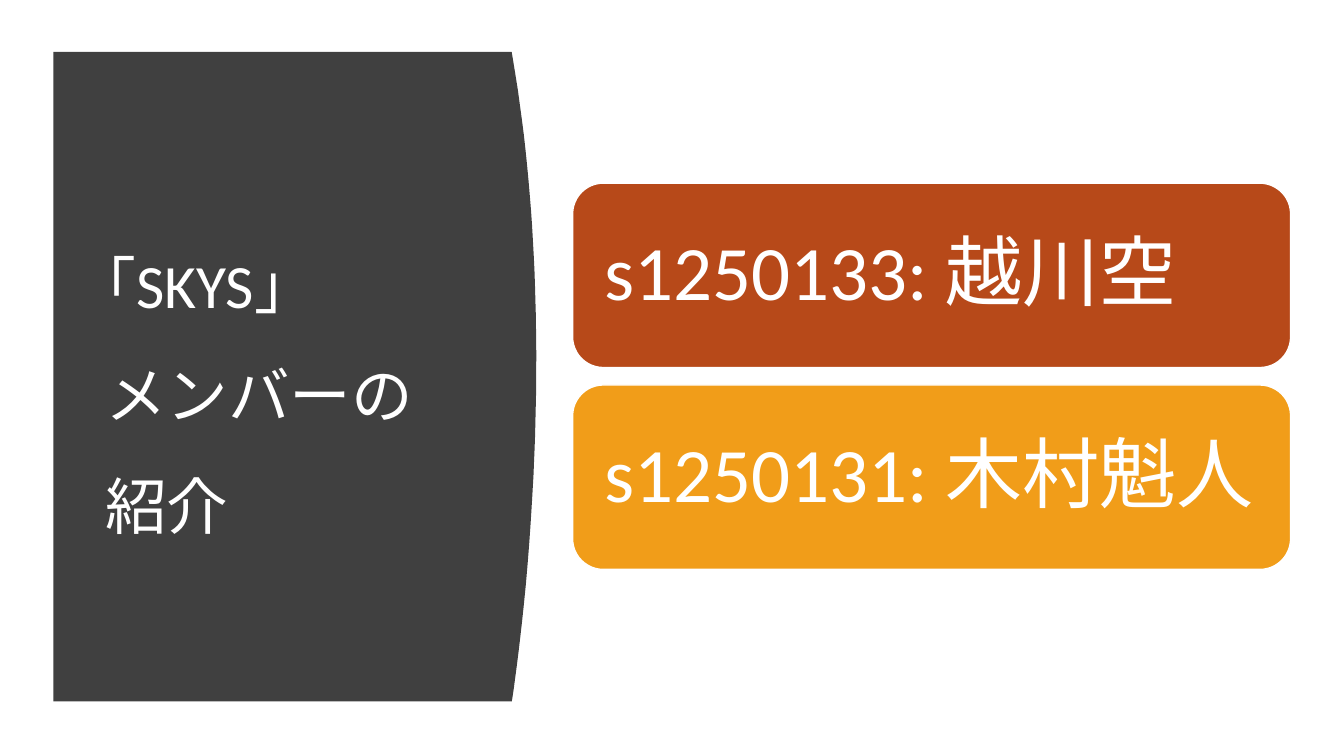
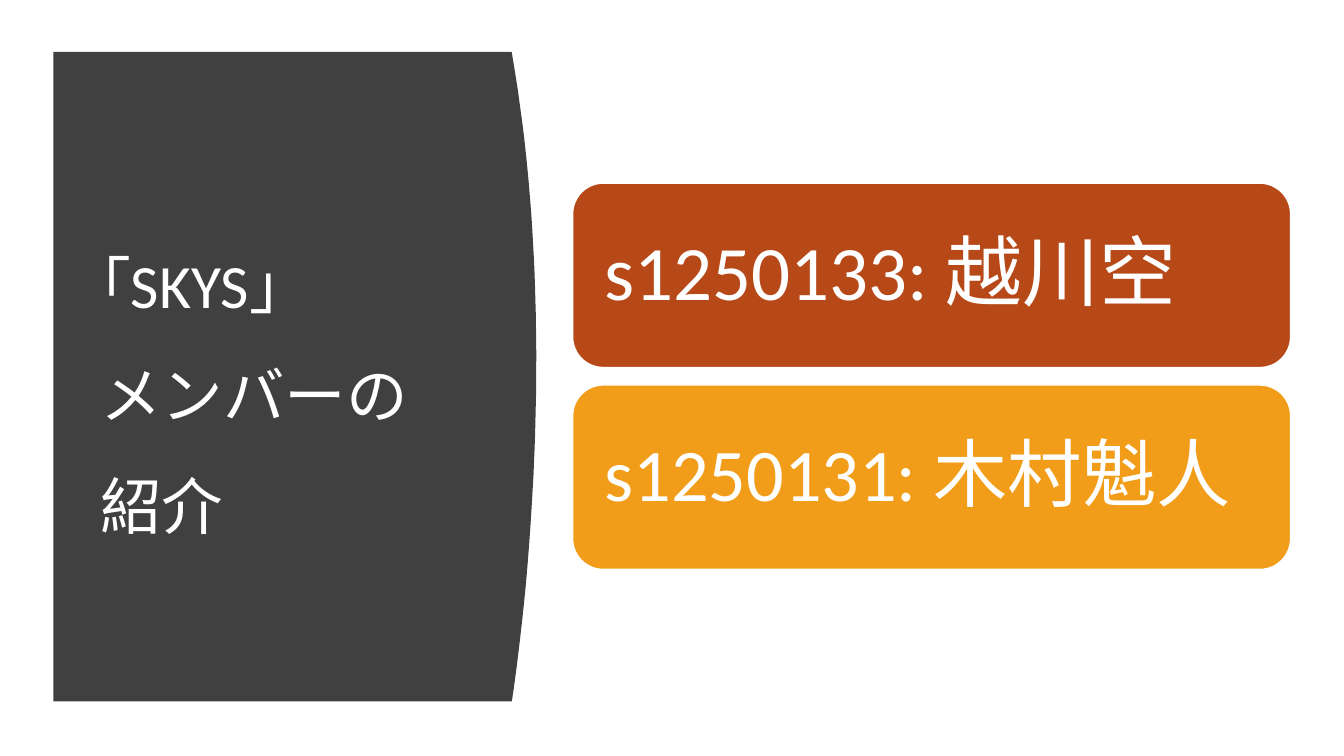
Before and after one commit to ie03-aizu-2019/ie03project-skys, a slide deck: slide 2 of Reports/Midterm.pptx. Drawn at 1344x756 pixels with LibreOffice and Linux fonts; fonts in the diff are those of the drawing. Boxes give left, top, right and bottom in pixels: in the first picture for what was removed or moved away, otherwise in the second. Text is boxed around its words. In the diff, an @@ line names an element or a change of style, - is before the commit and + after.

```diff
--- a/Reports/Midterm.pptx
+++ b/Reports/Midterm.pptx
@@ title "｢SKYS｣ メンバーの紹介" moved from (x1=105, y1=256, x2=413, y2=534) to (x1=100, y1=256, x2=408, y2=534) @@
@@ rounded rectangle at (x1=573, y1=184, x2=1291, y2=368): proportions changed @@
@@ text "s1250133: 越川空" at (x1=605, y1=235, x2=1177, y2=307): more space between paragraphs @@
@@ rounded rectangle at (x1=573, y1=385, x2=1291, y2=570): proportions changed @@
@@ text "s1250131: 木村魁人" at (x1=605, y1=438, x2=1231, y2=507): size 55 to 53 pt; more space between paragraphs @@
```
Also in this commit, not shown: 13 other slides changed, 2 slides added, 2 slides removed.
